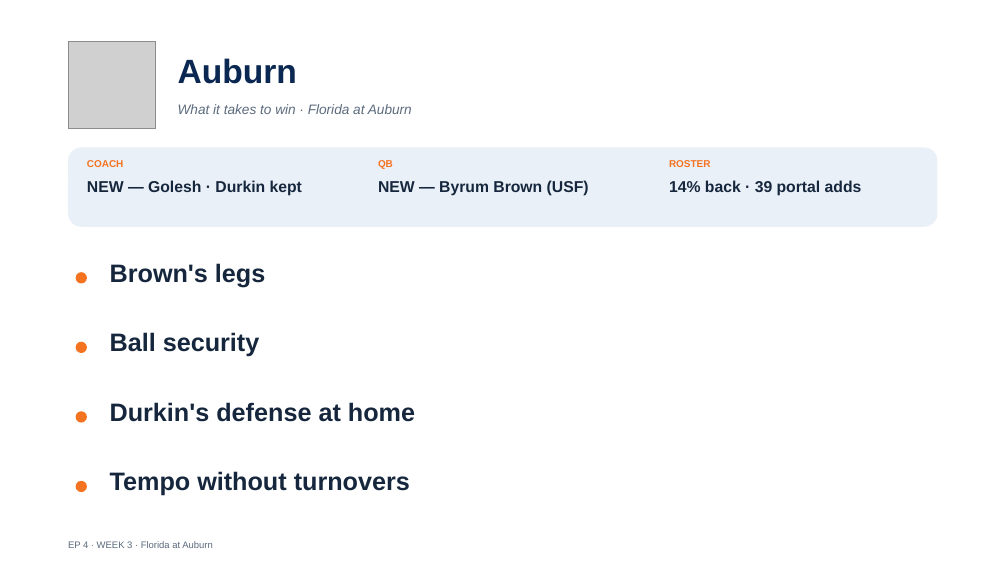
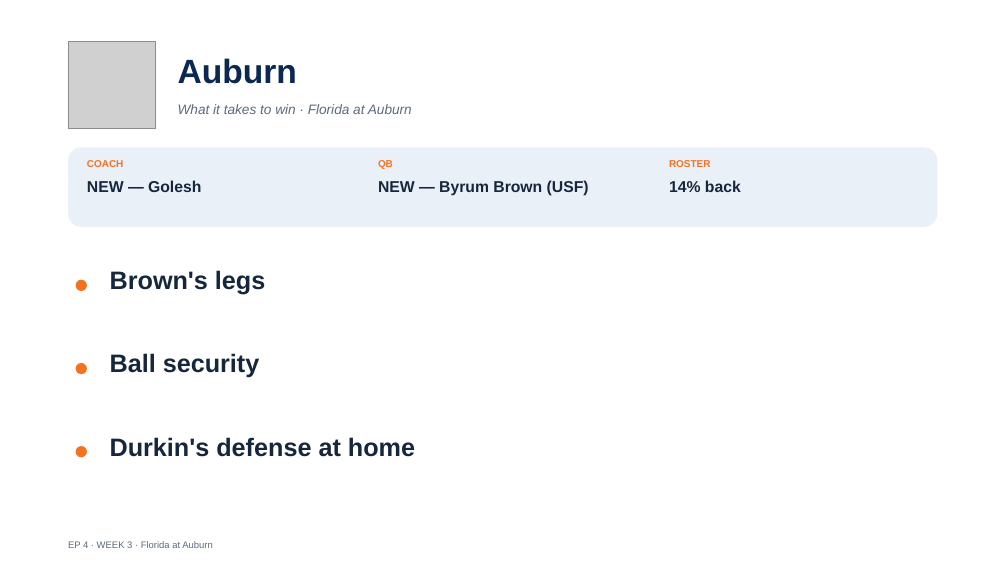
Before and after one commit to lucasalvarezflorida-lab/ncaa-fbs-analytics, a slide deck: slide 17 of decks/2026_Week3_Episode4.pptx. Drawn at 1008x567 pixels with LibreOffice and Linux fonts; fonts in the diff are those of the drawing; grey boxes stand for pictures. Boxes give left, top, right and bottom in pixels: in the first picture for what was removed or moved away, otherwise in the second. Text is boxed around its words. In the diff, an @@ line names an element or a change of style, - is before the commit and + after.

```diff
--- a/decks/2026_Week3_Episode4.pptx
+++ b/decks/2026_Week3_Episode4.pptx
@@ text at box(87, 180, 201, 192): text changed @@
-NEW — Golesh · Durkin kept
+NEW — Golesh
@@ text at box(669, 180, 741, 192): text changed @@
-14% back · 39 portal adds
+14% back
@@ text "Brown's legs": place and size @@
-text "Brown's legs" at box(110, 263, 265, 287)
+text "Brown's legs" at box(110, 270, 265, 295)
@@ ellipse: place and size @@
-ellipse at box(76, 272, 87, 284)
+ellipse at box(76, 280, 87, 291)
@@ text "Ball security": place and size @@
-text "Ball security" at box(110, 332, 260, 357)
+text "Ball security" at box(110, 353, 260, 378)
@@ ellipse: place and size @@
-ellipse at box(76, 342, 87, 353)
+ellipse at box(76, 363, 87, 374)
@@ ellipse: place and size @@
-ellipse at box(76, 411, 87, 423)
+ellipse at box(76, 446, 87, 457)
@@ text "Durkin's defense at home": place and size @@
-text "Durkin's defense at home" at box(110, 402, 415, 422)
+text "Durkin's defense at home" at box(110, 437, 415, 457)
@@ text removed at box(110, 471, 410, 496) @@
-Tempo without turnovers
@@ ellipse removed at box(76, 481, 87, 492) @@
```
Also in this commit, not shown: 14 other slides changed, 2 other files.
